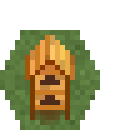
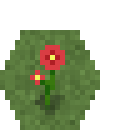
Layered file, before and after one edit (130px x 130px). Changes by layer:
hid "Layer 5" over (25, 35, 75, 125)
added layer "Layer 6" above "Layer 1" over (30, 45, 65, 115)
